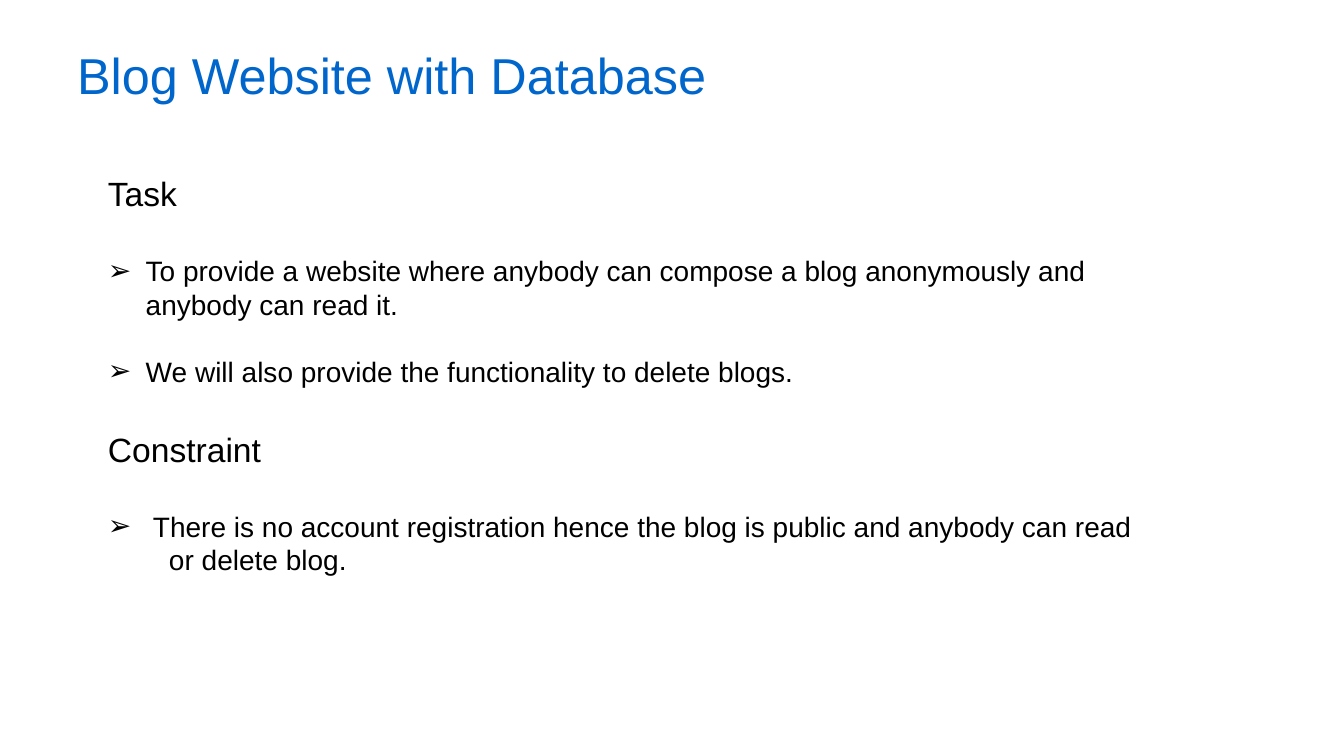
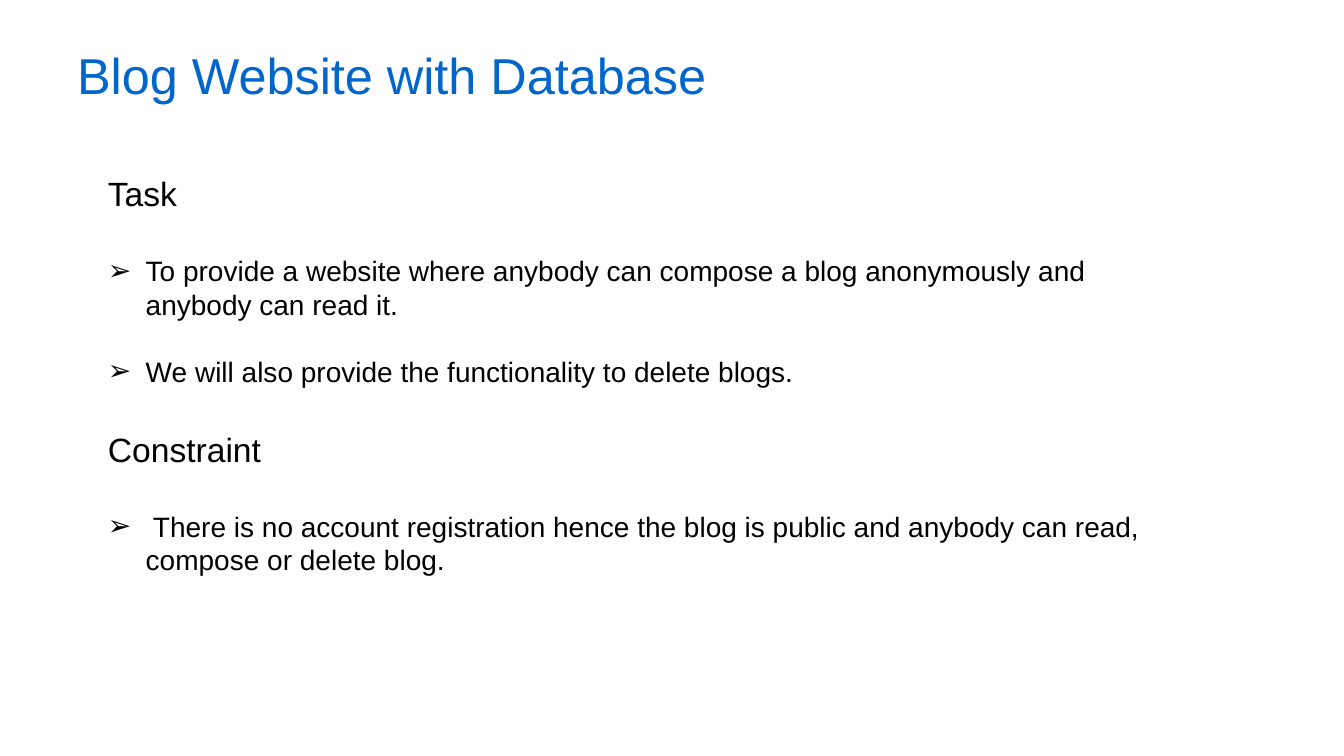
Before and after one commit to Akashdeep-Soni/college-work, a slide deck: slide 9 of College Project/Blog Website with Database/Mini Project Presentation.pptx (slide 8 before the commit). Drawn at 1344x756 pixels with LibreOffice and Linux fonts; fonts in the diff are those of the drawing; background and template pictures are left out. Boxes give left, top, right and bottom in pixels: in the first picture for what was removed or moved away, otherwise in the second. Text is boxed around its words. In the diff, an @@ line names an element or a change of style, - is before the commit and + after.

```diff
--- a/College Project/Blog Website with Database/Mini Project Presentation.pptx
+++ b/College Project/Blog Website with Database/Mini Project Presentation.pptx
@@ text at (146, 516, 1139, 575): text changed @@
-➢ There is no account registration hence the blog is public and anybody can read or delete blog.
+➢ There is no account registration hence the blog is public and anybody can read, compose or delete blog.
```
Also in this commit, not shown: 4 other slides changed, 1 slide added.
